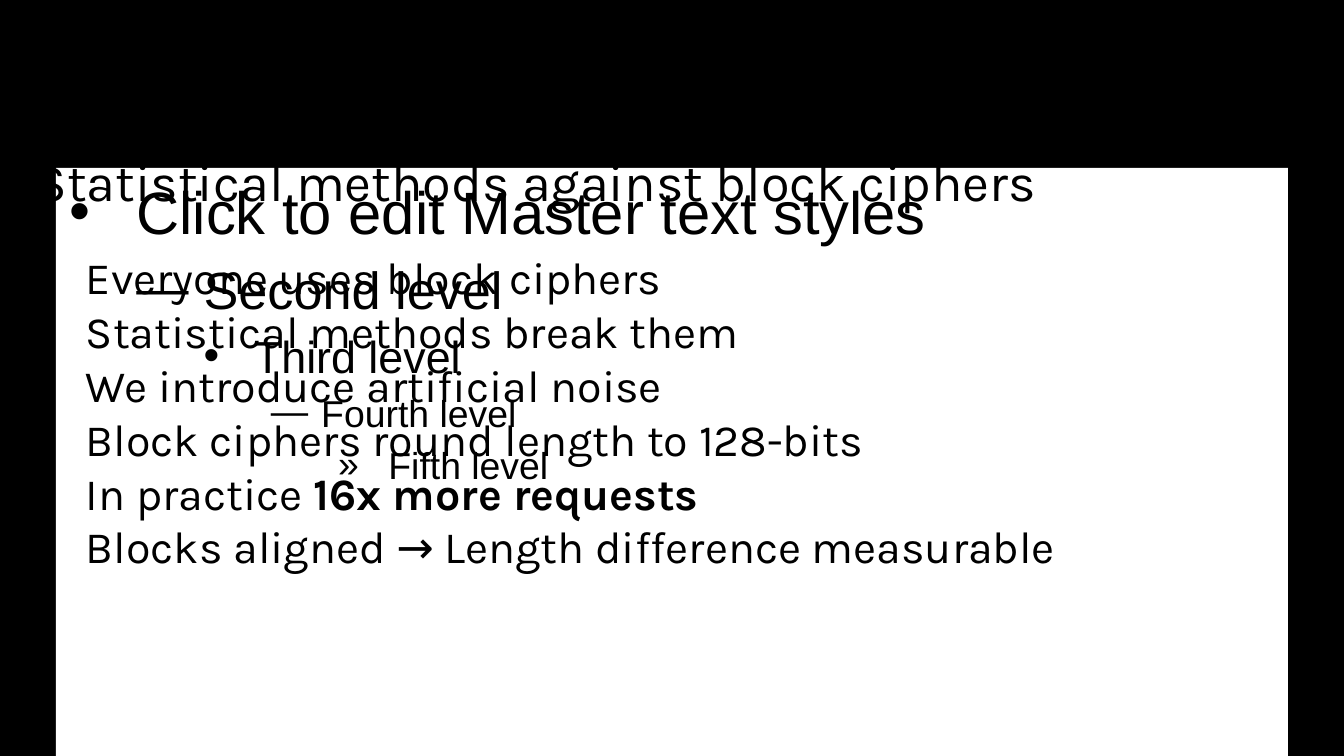
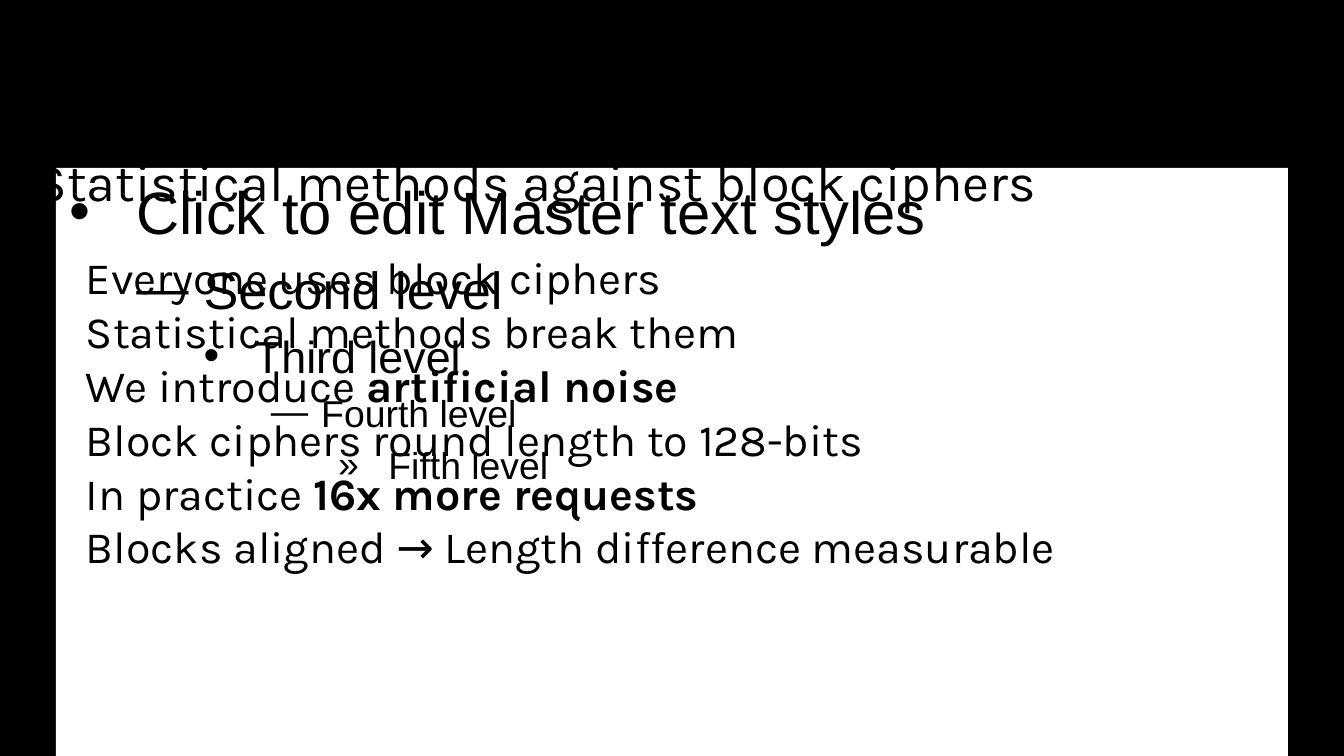
Before and after one commit to decrypto-org/rupture, a slide deck: slide 20 of etc/Black Hat Asia 2016/asia-16-Practical-New-Developments-In-The-BREACH-Attack.pptx (slide 19 before the commit). Drawn at 1344x756 pixels with LibreOffice and Linux fonts; fonts in the diff are those of the drawing; background and template pictures are left out. Boxes give left, top, right and bottom in pixels: in the first picture for what was removed or moved away, otherwise in the second. Text is boxed around its words. In the diff, an @@ line names an element or a change of style, - is before the commit and + after.

```diff
--- a/etc/Black Hat Asia 2016/asia-16-Practical-New-Developments-In-The-BREACH-Attack.pptx
+++ b/etc/Black Hat Asia 2016/asia-16-Practical-New-Developments-In-The-BREACH-Attack.pptx
@@ text at (86, 361, 678, 413): bold on in "artificial noise" @@
```
Also in this commit, not shown: 8 other slides changed, 11 slides added, 1 slide removed, 1 other file.
